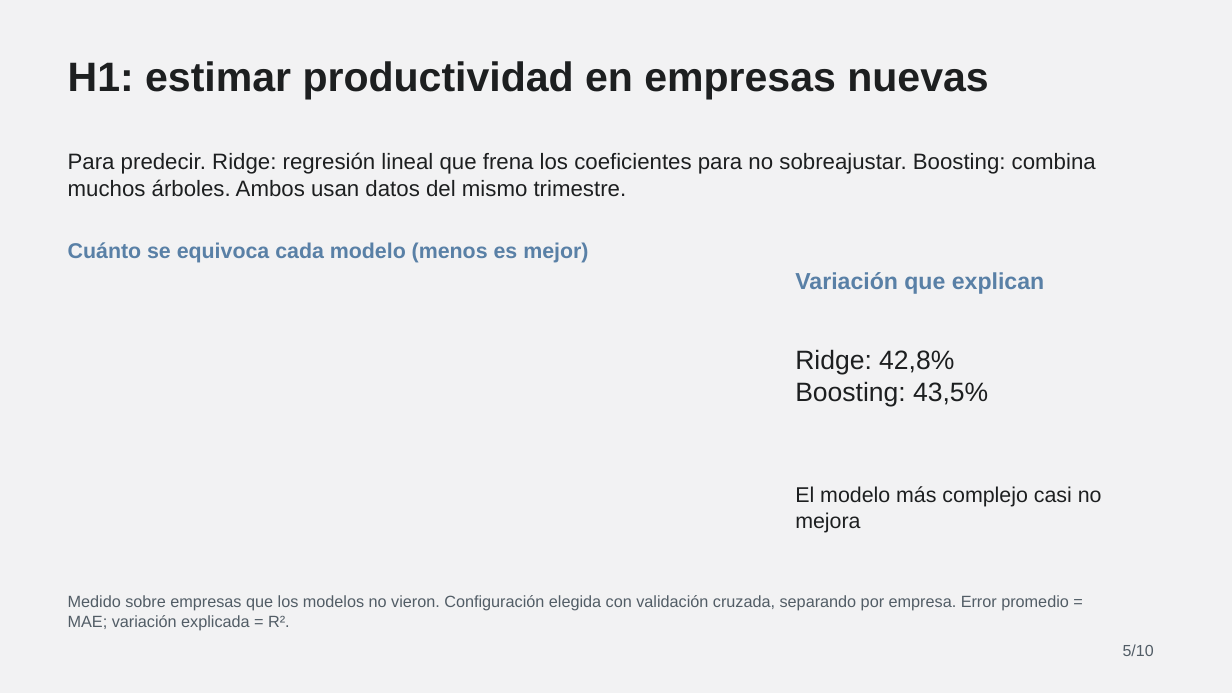
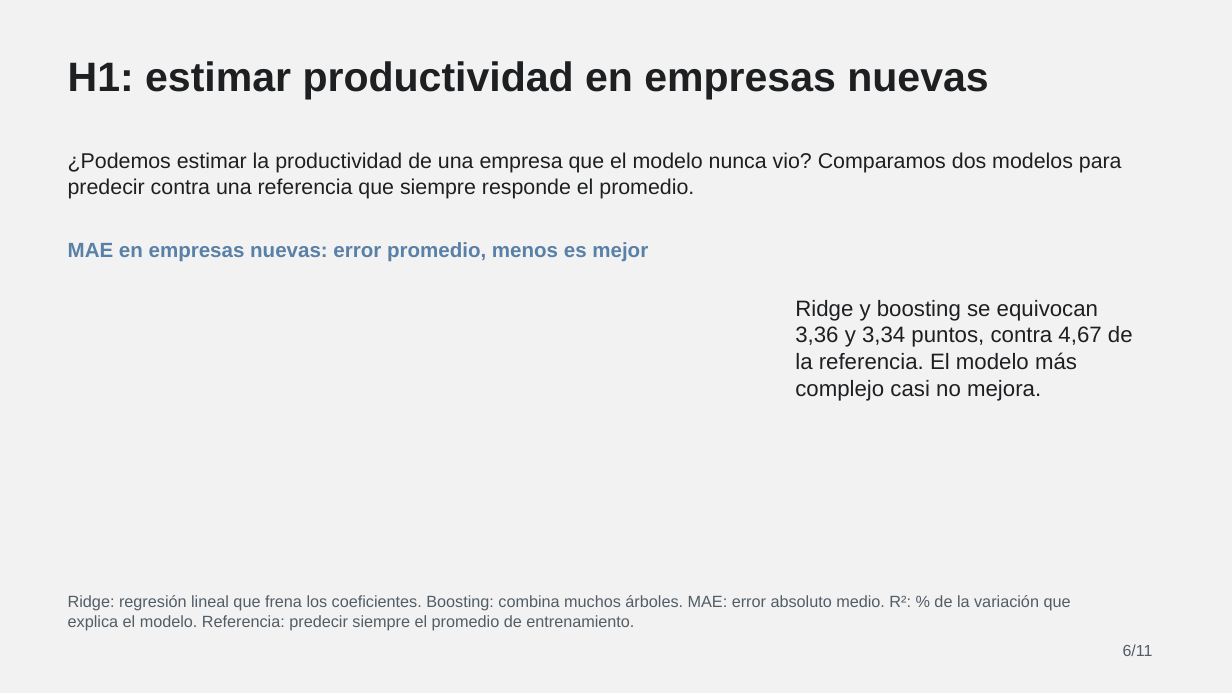
Before and after one commit to Ericsig/DiploDatos, a slide deck: slide 6 of deck/IA_en_las_empresas_presentation_v3.pptx (slide 5 before the commit). Drawn at 1232x693 pixels with LibreOffice and Linux fonts; fonts in the diff are those of the drawing. Boxes give left, top, right and bottom in pixels: in the first picture for what was removed or moved away, otherwise in the second. Text is boxed around its words. In the diff, an @@ line names an element or a change of style, - is before the commit and + after.

```diff
--- a/deck/IA_en_las_empresas_presentation_v3.pptx
+++ b/deck/IA_en_las_empresas_presentation_v3.pptx
@@ text at <box>68,152,1122,199</box>: text changed; size 26 to 25 pt @@
-Para predecir. Ridge: regresión lineal que frena los coeficientes para no sobreajustar. Boosting: combina muchos árboles. Ambos usan datos del mismo trimestre.
+¿Podemos estimar la productividad de una empresa que el modelo nunca vio? Comparamos dos modelos para predecir contra una referencia que siempre responde el promedio.
@@ text at <box>68,242,648,262</box>: text changed; size 25 to 24 pt @@
-Cuánto se equivoca cada modelo (menos es mejor)
+MAE en empresas nuevas: error promedio, menos es mejor
@@ text removed at <box>795,272,1044,294</box> @@
-Variación que explican
@@ text at <box>795,300,1133,401</box>: text changed; size 25 to 26 pt @@
-El modelo más complejo casi no mejora
+Ridge y boosting se equivocan 3,36 y 3,34 puntos, contra 4,67 de la referencia. El modelo más complejo casi no mejora.
@@ text removed at <box>795,349,988,406</box> @@
-Ridge: 42,8%
-Boosting: 43,5%
@@ text at <box>68,595,1071,630</box>: text changed @@
-Medido sobre empresas que los modelos no vieron. Configuración elegida con validación cruzada, separando por empresa. Error promedio = MAE; variación explicada = R².
+Ridge: regresión lineal que frena los coeficientes. Boosting: combina muchos árboles. MAE: error absoluto medio. R²: % de la variación que explica el modelo. Referencia: predecir siempre el promedio de entrenamiento.
@@ text at <box>1123,644,1153,656</box>: text changed @@
-5/10
+6/11
```
Also in this commit, not shown: 9 other slides changed, 1 slide added, 13 other files.
